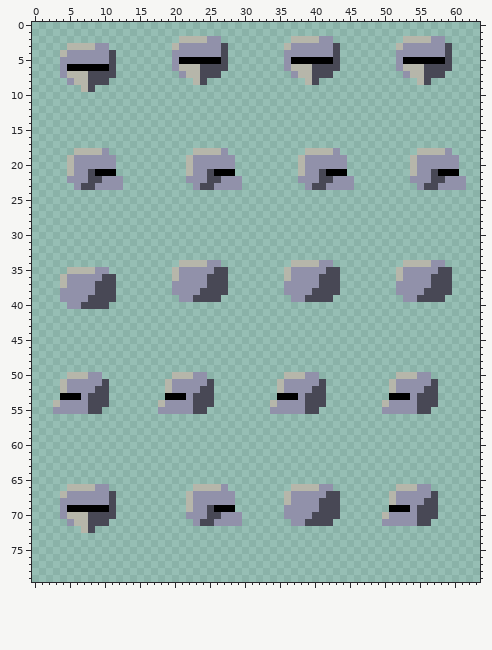
A sprite sheet gets an edit: assets/item_iron_helmet_sprites.png. Above, as it was before the edit.
The file is 64x80 pixels.
After:
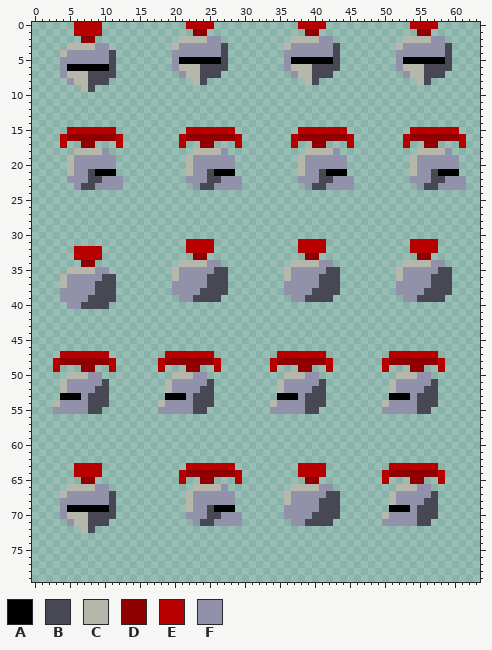
Palette (. is transparent): A #000000  B #484855  C #b6b6aa  D #910000  E #b60000  F #9191aa
Message: Improve item sprites and fix out-of-bounds rendering issues
From old to new:
The edit adds colour D in row 1 at x 23 to 24, 39 to 40 and 55 to 56; in row 2 at x 7 to 8; in row 16 at x 5 to 11, 22 to 28, 38 to 44 and 54 to 60; in row 17 at x 7 to 8, 24 to 25, 40 to 41 and 56 to 57; in row 33 at x 23 to 24, 39 to 40 and 55 to 56; in row 34 at x 7 to 8.
The edit adds colour D in row 48 at x 4 to 10, 19 to 25, 35 to 41 and 51 to 57; in row 49 at x 7 to 8, 22 to 23, 38 to 39 and 54 to 55; in row 64 at x 22 to 28 and 51 to 57; in row 65 at x 7 to 8, 24 to 25, 39 to 40 and 54 to 55.
The edit adds colour E in row 0 at x 6 to 9, 22 to 25, 38 to 41 and 54 to 57; in row 1 at x 6 to 9; in row 15 at x 5 to 11, 22 to 28, 38 to 44 and 54 to 60; in rows 16 to 17 at x 4, 12, 21, 29, 37, 45, 53 and 61; in row 31 at x 22 to 25, 38 to 41 and 54 to 57; in row 32 at x 6 to 9, 22 to 25, 38 to 41 and 54 to 57.
The edit adds colour E in row 33 at x 6 to 9; in row 47 at x 4 to 10, 19 to 25, 35 to 41 and 51 to 57; in rows 48 to 49 at x 3, 11, 18, 26, 34, 42, 50 and 58; in row 63 at x 6 to 9, 22 to 28, 38 to 41 and 51 to 57; in row 64 at x 6 to 9, 21, 29, 38 to 41, 50 and 58; in row 65 at x 21, 29, 50 and 58.
